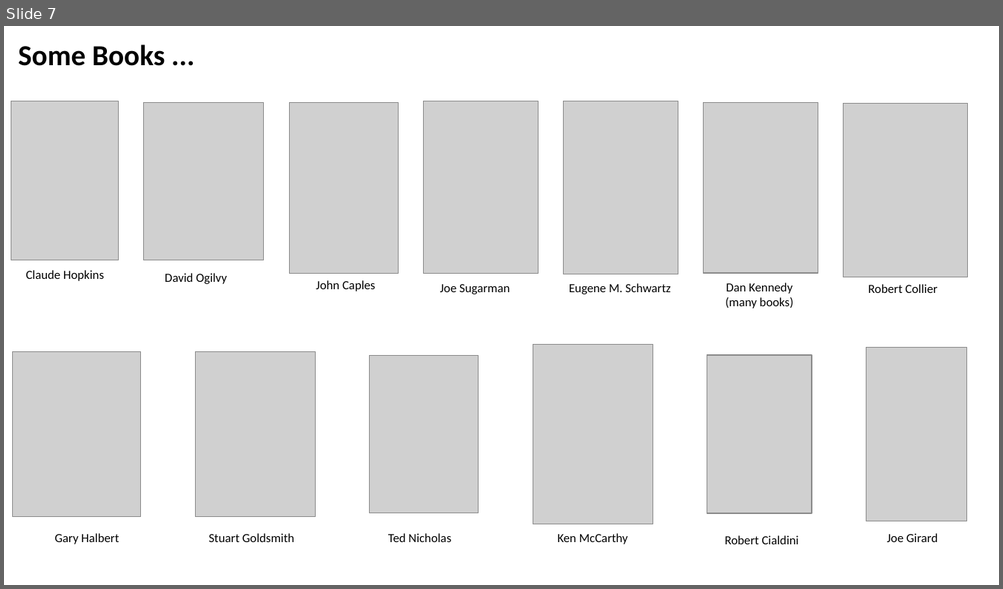
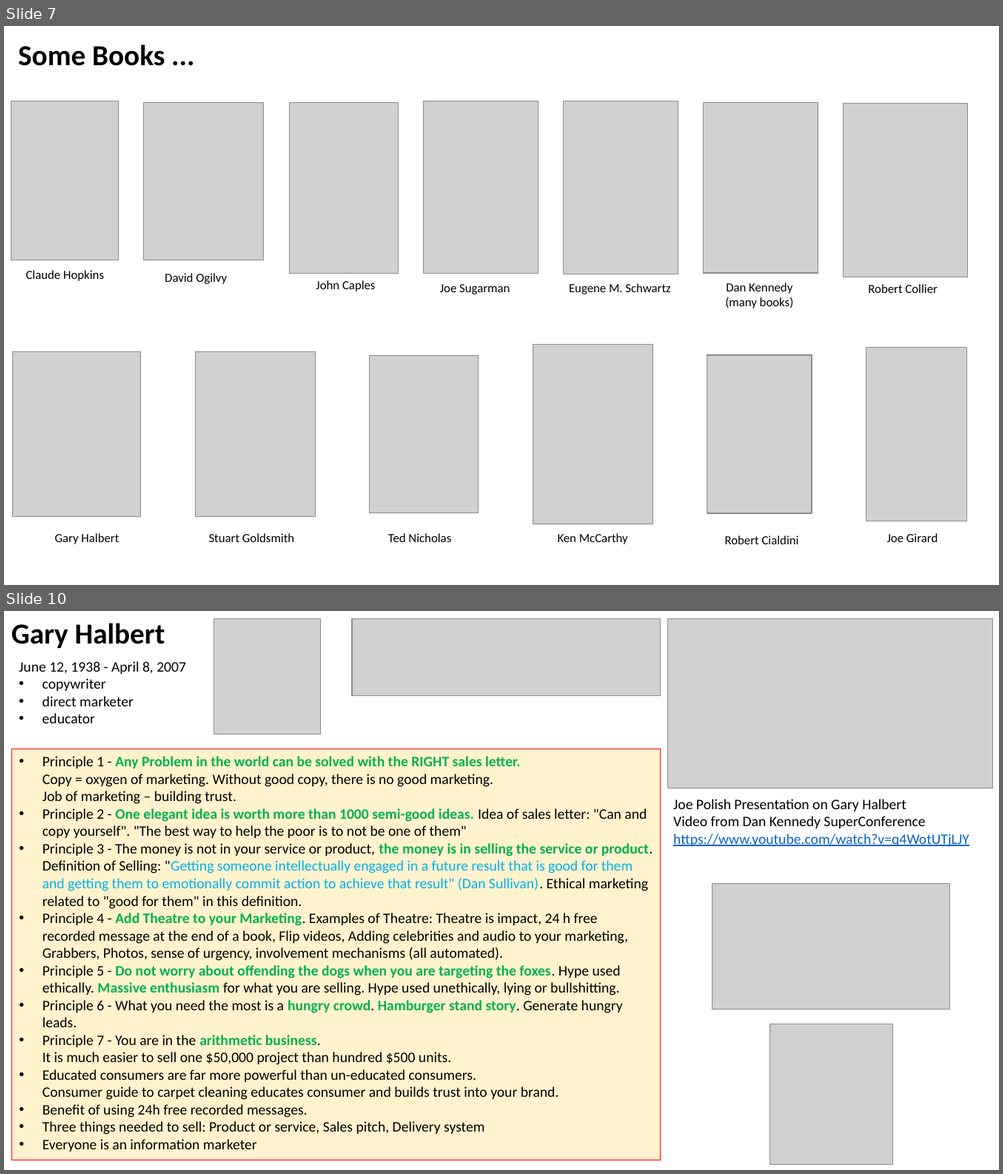
Before and after one commit to lselector/marketing, a slide deck: Marketing.pptx. Shown one above the other, each under a label of ours: slide 7 before the commit, slides 7 and 10 after it; the slides between them are not shown. The pictures are 1003x589 and 1003x1174 pixels, drawn with LibreOffice and Linux fonts; fonts in the diff are those of the drawing; grey boxes stand for pictures. Boxes give left, top, right and bottom in pixels: in the first picture for what was removed or moved away, otherwise in the second. Text is boxed around its words. In the diff, an @@ line names an element or a change of style, - is before the commit and + after.

```diff
--- a/Marketing.pptx
+++ b/Marketing.pptx
@@ slide 10 added at box(4, 611, 999, 1170), background #FFFFFF @@
@@ text added at box(11, 623, 165, 648), 28 pt, text #000000, bold @@
+Gary Halbert
@@ picture added at box(213, 619, 320, 735) @@
@@ picture added at box(352, 619, 660, 696) @@
@@ picture added at box(668, 619, 993, 789) @@
@@ text added at box(19, 661, 186, 723), 14 pt, text #000000 @@
+June 12, 1938 - April 8, 2007
+• copywriter
+• direct marketer
+• educator
@@ rectangle added at box(11, 749, 660, 1161), fill #FFF2CC, outline #FF0000 0.75 pt, 14 pt, text #000000 @@
+• Principle 1 - Any Problem in the world can be solved with the RIGHT sales letter.
+  Copy = oxygen of marketing. Without good copy, there is no good marketing.
+  Job of marketing – building trust.
+• Principle 2 - One elegant idea is worth more than 1000 semi-good ideas. Idea of sales letter: "Can and copy yourself". "The best way to help the poor is to not be one of them"
+• Principle 3 - The money is not in your service or product, the money is in selling the service or product. Definition of Selling: "Getting someone intellectually engaged in a future result that is good for them and getting them to emotionally commit action to achieve that result" (Dan Sullivan). Ethical marketing related to "good for them" in this definition.
+• Principle 4 - Add Theatre to your Marketing. Examples of Theatre: Theatre is impact, 24 h free recorded message at the end of a book, Flip videos, Adding celebrities and audio to your marketing, Grabbers, Photos, sense of urgency, involvement mechanisms (all automated).
+• Principle 5 - Do not worry about offending the dogs when you are targeting the foxes. Hype used ethically. Massive enthusiasm for what you are selling. Hype used unethically, lying or bullshitting.
+• Principle 6 - What you need the most is a hungry crowd. Hamburger stand story. Generate hungry leads.
+• Principle 7 - You are in the arithmetic business.
+  It is much easier to sell one $50,000 project than hundred $500 units.
+• Educated consumers are far more powerful than un-educated consumers.
+  Consumer guide to carpet cleaning educates consumer and builds trust into your brand.
+• Benefit of using 24h free recorded messages.
+• Three things needed to sell: Product or service, Sales pitch, Delivery system
+• Everyone is an information marketer
@@ text added at box(673, 799, 969, 847), 14 pt, text #000000 @@
+Joe Polish Presentation on Gary Halbert
+Video from Dan Kennedy SuperConference
+https://www.youtube.com/watch?v=q4WotUTjLJY
@@ picture added at box(712, 884, 949, 1010) @@
@@ picture added at box(769, 1025, 893, 1165) @@
```
Also in this commit, not shown: 3 slides changed, 1 other slide added.
